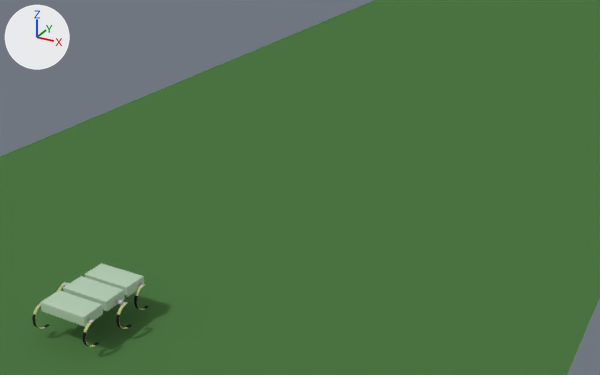
Renders of the Blender file Simulation/rhex.blend from each side of a commit.
The view is the same before and after, from a 50 mm lens placed at (32.6, -38.9, 30.8), pointed at (-2.1, 24.1, -0.7). The lights are fixed; the arrows at upper left show +X, +Y and +Z.

Names of what the first picture shows: 'Chassis_B', 'Chassis_F', 'Chassis_M', 'Tile_Floor'.
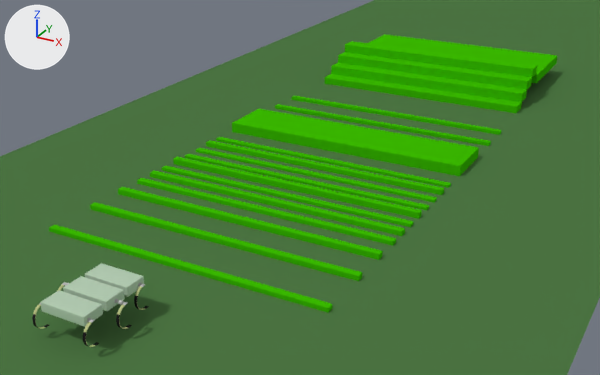
Where the change shows, as pixel boxes (x1, y1, x2, y2) in the pictures (600 x 375 px):
'Cube.001', shown (green)
    after: (232, 109, 479, 176)
'Cube.018', shown (green)
    after: (49, 225, 333, 313)
'Cube.017', shown (green)
    after: (90, 202, 362, 281)
'Cube.002', shown (green)
    after: (331, 63, 527, 102)
'Cube.016', shown (green)
    after: (118, 187, 383, 260)
'Cube.003', shown (green)
    after: (338, 52, 532, 89)
'Cube.004', shown (green)
    after: (345, 41, 537, 77)
'Cube.005', shown (green)
    after: (369, 34, 557, 83)
'Cube.008', shown (green)
    after: (325, 74, 522, 113)
'Cube.012', shown (green)
    after: (173, 157, 422, 219)
'Cube.014', shown (green)
    after: (150, 170, 405, 236)
'Cube.015', shown (green)
    after: (137, 178, 396, 246)
'Cube.009', shown (green)
    after: (206, 140, 444, 195)
'Cube.013', shown (green)
    after: (162, 166, 414, 227)
'Cube.011', shown (green)
    after: (185, 154, 429, 211)
'Cube.010', shown (green)
    after: (196, 148, 437, 203)
'Cube', shown (green)
    after: (216, 137, 451, 188)
'Cube.006', shown (green)
    after: (275, 104, 491, 146)
'Cube.007', shown (green)
    after: (291, 96, 502, 135)

Diff of the bpy script that builds the scene:
```diff
--- a/Simulation/rhex.blend.py
+++ b/Simulation/rhex.blend.py
@@ ob_cube_018 @@
 ob_cube_018.scale = (2.18, 1.36, 1.24)
-ob_cube_018.hide_set(True)  # its collection is switched off
@@ ob_cube_017 @@
 ob_cube_017.scale = (2.18, 1.36, 1.24)
-ob_cube_017.hide_set(True)  # its collection is switched off
@@ ob_cube_016 @@
 ob_cube_016.scale = (2.18, 1.36, 1.24)
-ob_cube_016.hide_set(True)  # its collection is switched off
@@ ob_cube_015 @@
 ob_cube_015.scale = (2.18, 1.36, 1.24)
-ob_cube_015.hide_set(True)  # its collection is switched off
@@ ob_cube_014 @@
 ob_cube_014.scale = (2.18, 1.36, 1.24)
-ob_cube_014.hide_set(True)  # its collection is switched off
@@ ob_cube_013 @@
 ob_cube_013.scale = (2.18, 1.36, 1.24)
-ob_cube_013.hide_set(True)  # its collection is switched off
@@ ob_cube_012 @@
 ob_cube_012.scale = (2.18, 1.36, 1.24)
-ob_cube_012.hide_set(True)  # its collection is switched off
@@ ob_cube_011 @@
 ob_cube_011.scale = (2.18, 1.36, 1.24)
-ob_cube_011.hide_set(True)  # its collection is switched off
@@ ob_cube_010 @@
 ob_cube_010.scale = (2.18, 1.36, 1.24)
-ob_cube_010.hide_set(True)  # its collection is switched off
@@ ob_cube_009 @@
 ob_cube_009.scale = (2.18, 1.36, 1.24)
-ob_cube_009.hide_set(True)  # its collection is switched off
@@ ob_cube_005 @@
 ob_cube_005.scale = (2.18, 1.36, 1.24)
-ob_cube_005.hide_set(True)  # its collection is switched off
@@ ob_cube_004 @@
 ob_cube_004.scale = (2.18, 1.36, 1.24)
-ob_cube_004.hide_set(True)  # its collection is switched off
@@ ob_cube_003 @@
 ob_cube_003.scale = (2.18, 1.36, 1.24)
-ob_cube_003.hide_set(True)  # its collection is switched off
@@ ob_cube_002 @@
 ob_cube_002.scale = (2.18, 1.36, 1.24)
-ob_cube_002.hide_set(True)  # its collection is switched off
@@ ob_cube_001 @@
 ob_cube_001.scale = (2.18, 1.36, 1.24)
-ob_cube_001.hide_set(True)  # its collection is switched off
@@ ob_cube_008 @@
 ob_cube_008.scale = (2.18, 1.36, 1.24)
-ob_cube_008.hide_set(True)  # its collection is switched off
@@ ob_cube_007 @@
 ob_cube_007.scale = (2.18, 1.36, 1.24)
-ob_cube_007.hide_set(True)  # its collection is switched off
@@ ob_cube_006 @@
 ob_cube_006.scale = (2.18, 1.36, 1.24)
-ob_cube_006.hide_set(True)  # its collection is switched off
@@ ob_cube @@
 ob_cube.scale = (2.18, 1.36, 1.24)
-ob_cube.hide_set(True)  # its collection is switched off
```
